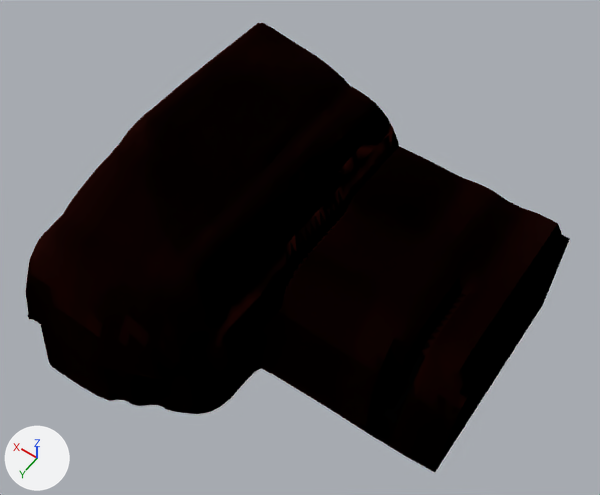
What one commit did to the glTF model assets/models/enemies/savara_boss_157.glb.
The view is the same before and after, from a 50 mm lens placed at (-17.1, 21.8, 47.5), pointed at (1.0, -3.5, 7.8). The axes (+X, +Y, +Z) are drawn at lower left. The lights are the same throughout. The picture after the commit comes second. Vertices at exactly the same position are counted once.

Names of what the first picture shows: 'savara_boss_157_hull'.
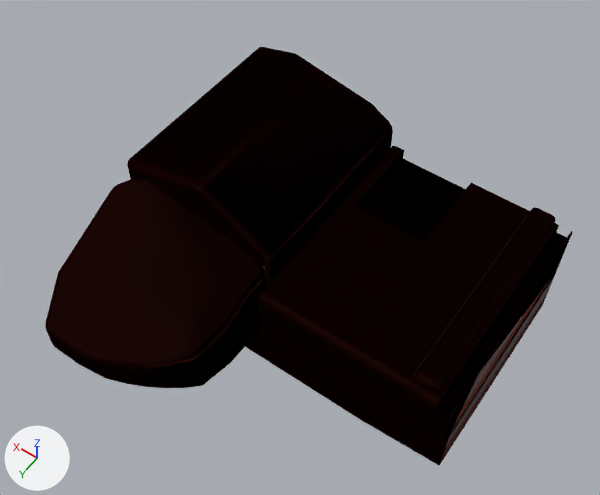
Pixel boxes [x1, y1, x2, y2] of what changed, in the pictures (600 x 495 px):
'savara_boss_157_hull', reshaped (7% shorter)
    before: [25, 23, 570, 472]
    after: [45, 47, 572, 465]
part 1 of me_hull_004, added
    after: [45, 177, 267, 388]
part 2 of me_hull_004, added
    after: [414, 207, 556, 392]
part 3 of me_hull_004, deleted
    before: [25, 23, 399, 378]
part 4 of me_hull_004, reshaped
    before: [41, 147, 570, 472]
    after: [127, 47, 572, 465]

The change, as a diff of the scene's bpy script:
```diff
--- a/assets/models/enemies/savara_boss_157.glb.py
+++ b/assets/models/enemies/savara_boss_157.glb.py
@@ mat_savara_red_lit_73 @@
+mat_savara_red_lit_73 = principled_material('savara_red_lit@73')
+mat_savara_red_lit_73.base_color = (0.384, 0.0783, 0.0574)  # red #a74f44
+mat_savara_red_lit_73.metallic = 0.22
+mat_savara_red_lit_73.roughness = 0.32
@@ mat_savara_red_mid_70 @@
+mat_savara_red_mid_70 = principled_material('savara_red_mid@70')
+mat_savara_red_mid_70.base_color = (0.177, 0.0217, 0.0125)  # dark red #75291d
+mat_savara_red_mid_70.metallic = 0.25
+mat_savara_red_mid_70.roughness = 0.36
@@ mat_savara_core_1 @@
+mat_savara_core_1 = principled_material('savara_core@1')
+mat_savara_core_1.base_color = (0.00317, 0.00317, 0.00317)  # black #0a0a0a
+mat_savara_core_1.metallic = 0.25
+mat_savara_core_1.roughness = 0.65
@@ mat_savara_red_68 @@
+mat_savara_red_68 = principled_material('savara_red@68')
+mat_savara_red_68.base_color = (0.0783, 0.01, 0.00447)  # dark red #4f190e
+mat_savara_red_68.metallic = 0.25
+mat_savara_red_68.roughness = 0.4
@@ mat_savara_red_dark_66 @@
+mat_savara_red_dark_66 = principled_material('savara_red_dark@66')
+mat_savara_red_dark_66.base_color = (0.0255, 0.00317, 0.00105)  # dark red #2c0a03
+mat_savara_red_dark_66.metallic = 0.25
+mat_savara_red_dark_66.roughness = 0.45
@@ me_hull_004 @@
 # used by ob_savara_boss_157_hull; location = (0.0, 0.0, 0.0)
-me_hull_004.from_pydata(...)  # 2218 vertices, 4421 faces; spans x -12.0..12.0, y -14.0..9.0, z 0.0..13.4
-me_hull_004.materials.append(mat_boss_46_70)  # dark red #75291d
-me_hull_004.materials.append(mat_boss_43_67)  # dark red #401207
-me_hull_004.materials.append(mat_boss_41_65)  # black #1d0700
-me_hull_004.materials.append(mat_boss_42_66)  # dark red #2c0a03
-me_hull_004.materials.append(mat_boss_44_68)  # dark red #4f190e
-me_hull_004.materials.append(mat_boss_45_69)  # dark red #622116
-me_hull_004.materials.append(mat_boss_47_71)  # red #853429
-me_hull_004.materials.append(mat_boss_48_72)  # red #974034
-me_hull_004.materials.append(mat_boss_01_1)  # black #0a0a0a
-me_hull_004.materials.append(mat_boss_49_73)  # red #a74f44
+me_hull_004.from_pydata(...)  # 327 vertices, 636 faces; spans x -12.0..12.0, y -14.0..9.0, z 0.0..12.5
+# me_hull_004 part 1: a new loose piece of 146 vertices spanning x 1.0..12.0, y -2.2..9.0, z 3.5..10.5
+# me_hull_004 part 2: a new loose piece of 40 vertices spanning x -10.8..-9.2, y -14.0..0.5, z 7.0..8.6
+# me_hull_004 part 3: the loose piece of 919 vertices spanning x 0.0..12.0, y -14.0..9.0, z 5.6..13.4 is deleted
+# me_hull_004 part 4: 1 vertex moved within x 1.0, y -14.0, z 8.1; 1295 vertices removed from x -12.0..12.0, y -14.0..9.0, z 0.0..8.3; 137 vertices added at x -12.0..12.0, y -14.0..1.0, z 0.0..12.5
+me_hull_004.materials.append(mat_savara_red_68)  # dark red #4f190e
+me_hull_004.materials.append(mat_savara_core_1)  # black #0a0a0a
+me_hull_004.materials.append(mat_savara_red_mid_70)  # dark red #75291d
+me_hull_004.materials.append(mat_savara_red_lit_73)  # red #a74f44
+me_hull_004.materials.append(mat_savara_red_dark_66)  # dark red #2c0a03
```
